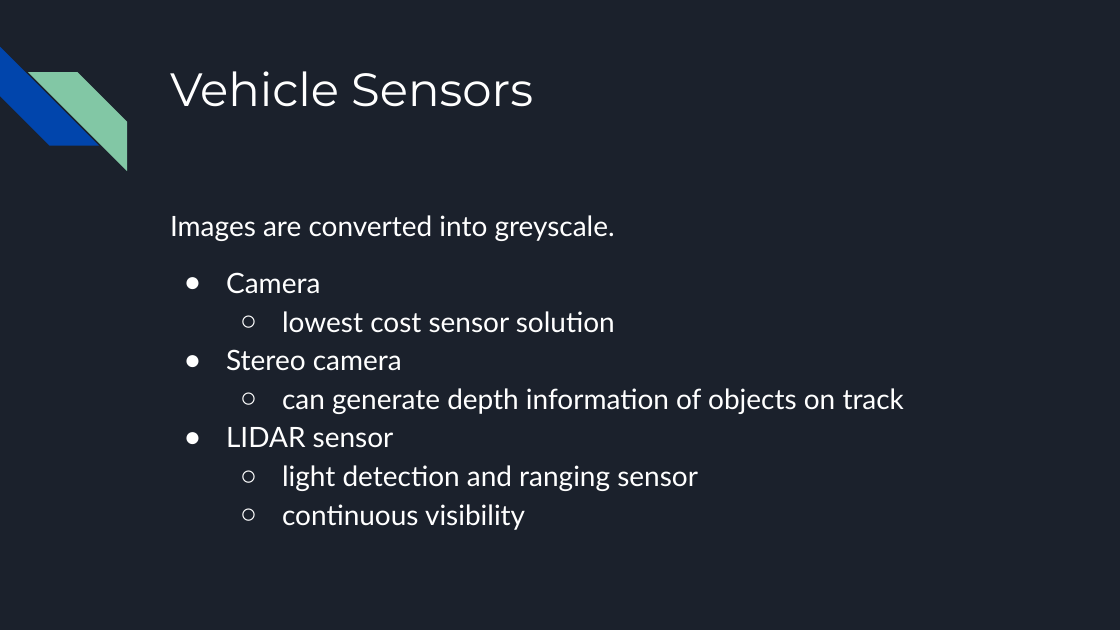
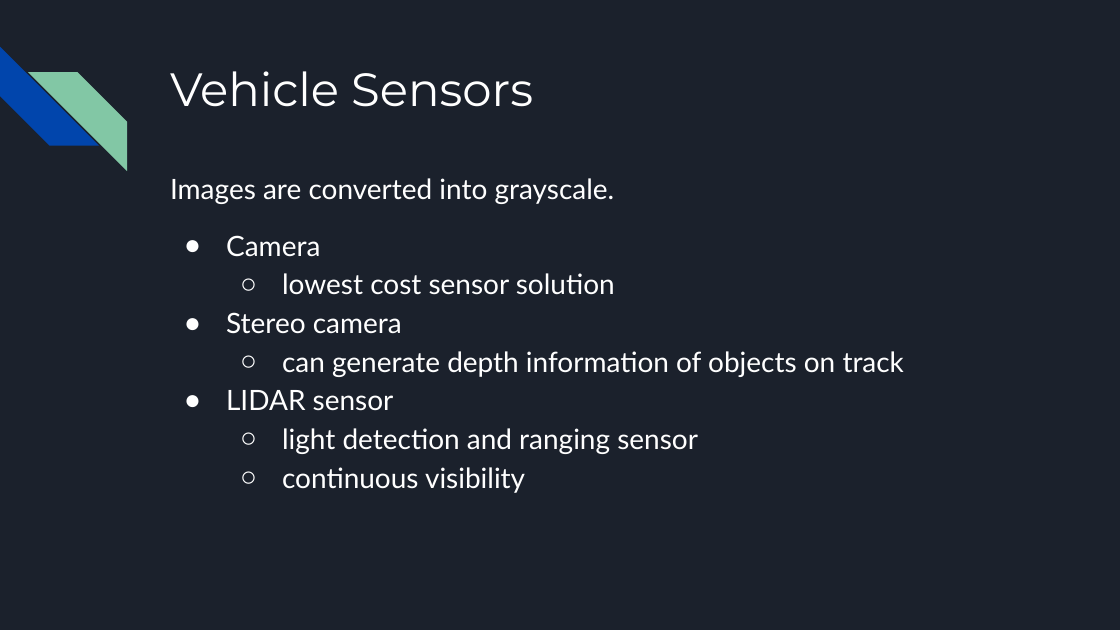
Before and after one commit to JasonCaldwellMBA/AWS_DeepRacer-Object_Avoidance, a slide deck: slide 10 of AWS DeepRacer Presentation.pptx (slide 9 before the commit). Drawn at 1120x630 pixels with LibreOffice and Linux fonts; fonts in the diff are those of the drawing. Boxes give left, top, right and bottom in pixels: in the first picture for what was removed or moved away, otherwise in the second. Text is boxed around its words. In the diff, an @@ line names an element or a change of style, - is before the commit and + after.

```diff
--- a/AWS DeepRacer Presentation.pptx
+++ b/AWS DeepRacer Presentation.pptx
@@ text "Images are converted into grayscale.": place and size @@
-text "Images are converted into grayscale." at <box>170,215,904,530</box>
+text "Images are converted into grayscale." at <box>170,178,904,493</box>
@@ text at <box>170,178,615,204</box>: text changed @@
-Images are converted into greyscale.
+Images are converted into grayscale.
```
Also in this commit, not shown: 10 other slides changed, 3 slides added, 2 slides removed, 1 other file.
